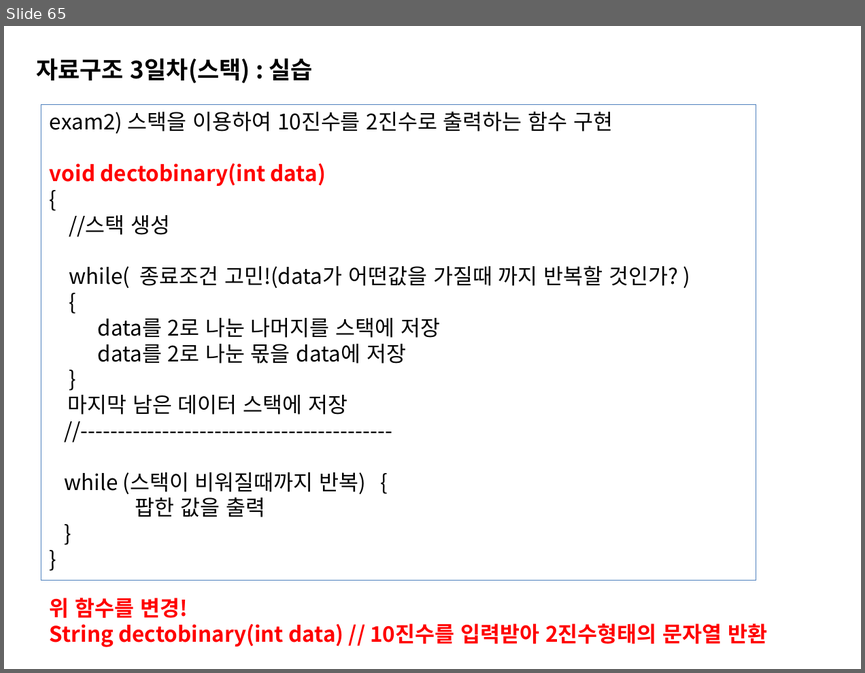
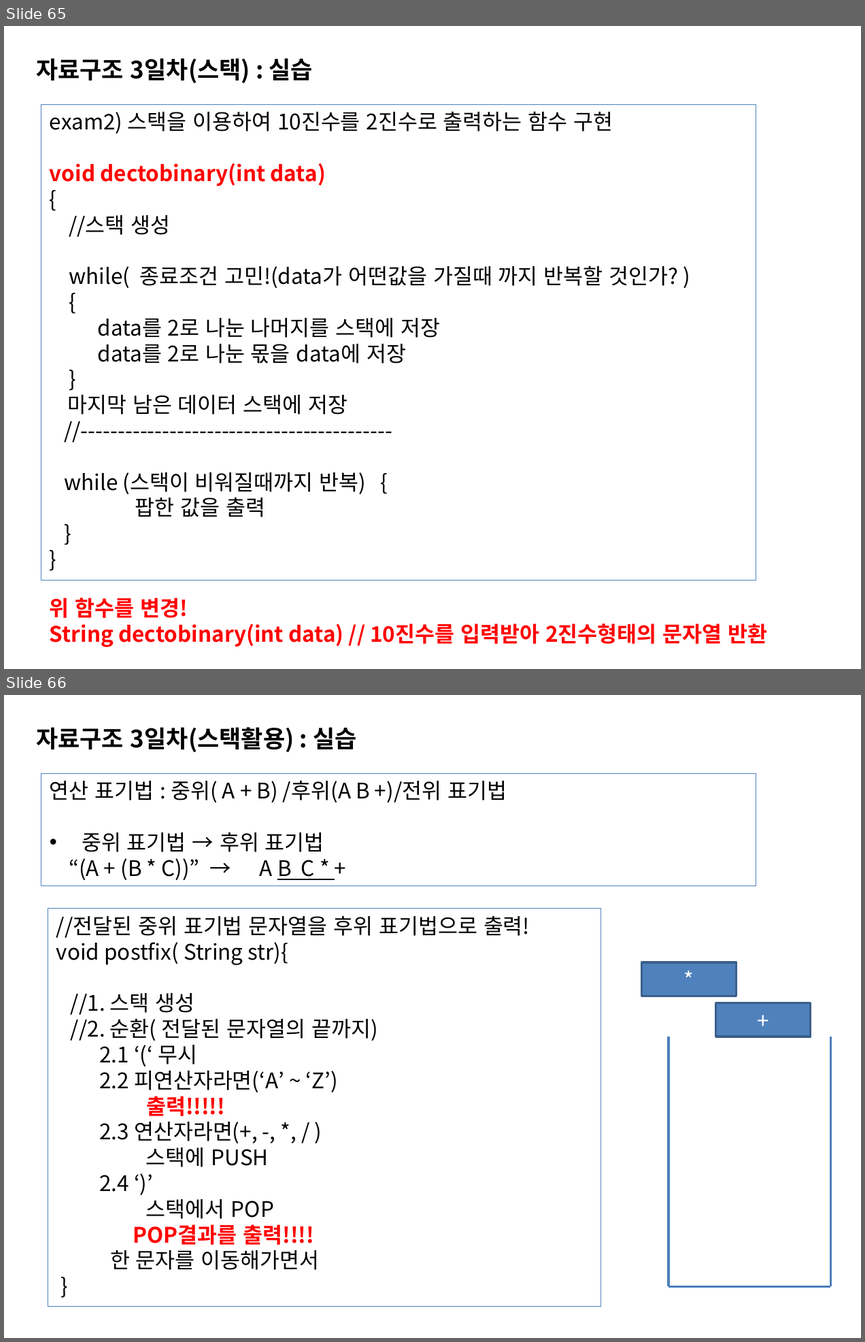
Before and after one commit to sing2song/TILDS, a slide deck: Java자료구조.pptx. Shown one above the other, each under a label of ours: slide 65 before the commit, slides 65 and 66 after it. The pictures are 865x673 and 865x1342 pixels, drawn with LibreOffice and Linux fonts; fonts in the diff are those of the drawing. Boxes give left, top, right and bottom in pixels: in the first picture for what was removed or moved away, otherwise in the second. Text is boxed around its words. In the diff, an @@ line names an element or a change of style, - is before the commit and + after.

```diff
--- a/Java자료구조.pptx
+++ b/Java자료구조.pptx
@@ slide 66 added at box(4, 695, 861, 1338), background #FFFFFF @@
@@ text added at box(36, 727, 356, 752), 20 pt, text #000000, bold @@
+자료구조 3일차(스택활용) : 실습
@@ rectangle added at box(41, 774, 755, 886), outline #4F81BD 0.75 pt, 18 pt, text #000000 @@
+연산 표기법 : 중위( A + B) /후위(A B +)/전위 표기법
+• 중위 표기법 → 후위 표기법
+“(A + (B * C))” → A B C * +
@@ rectangle added at box(48, 909, 601, 1306), outline #4F81BD 0.75 pt, 18 pt, text #000000 @@
+//전달된 중위 표기법 문자열을 후위 표기법으로 출력!
+void postfix( String str){
+//1. 스택 생성
+//2. 순환( 전달된 문자열의 끝까지)
+2.1 ‘(‘ 무시
+2.2 피연산자라면(‘A’ ~ ‘Z’)
+출력!!!!!
+2.3 연산자라면(+, -, *, / )
+스택에 PUSH
+2.4 ‘)’
+스택에서 POP
+POP결과를 출력!!!!
+한 문자를 이동해가면서
+}
@@ rectangle added at box(641, 962, 736, 996), fill #4F81BD, outline #3A5F8C 2 pt, 18 pt, text #FFFFFF @@
+*
@@ rectangle added at box(716, 1002, 810, 1036), fill #4F81BD, outline #3A5F8C 2 pt, 18 pt, text #FFFFFF @@
++
@@ line added from (669, 1037) to (669, 1286), #4B7EBC 2 pt @@
@@ line added from (831, 1037) to (831, 1286), #4B7EBC 2 pt @@
@@ line added from (831, 1286) to (669, 1286), #4B7EBC 2 pt @@
```
Also in this commit, not shown: 5 other slides added, 7 other files.
